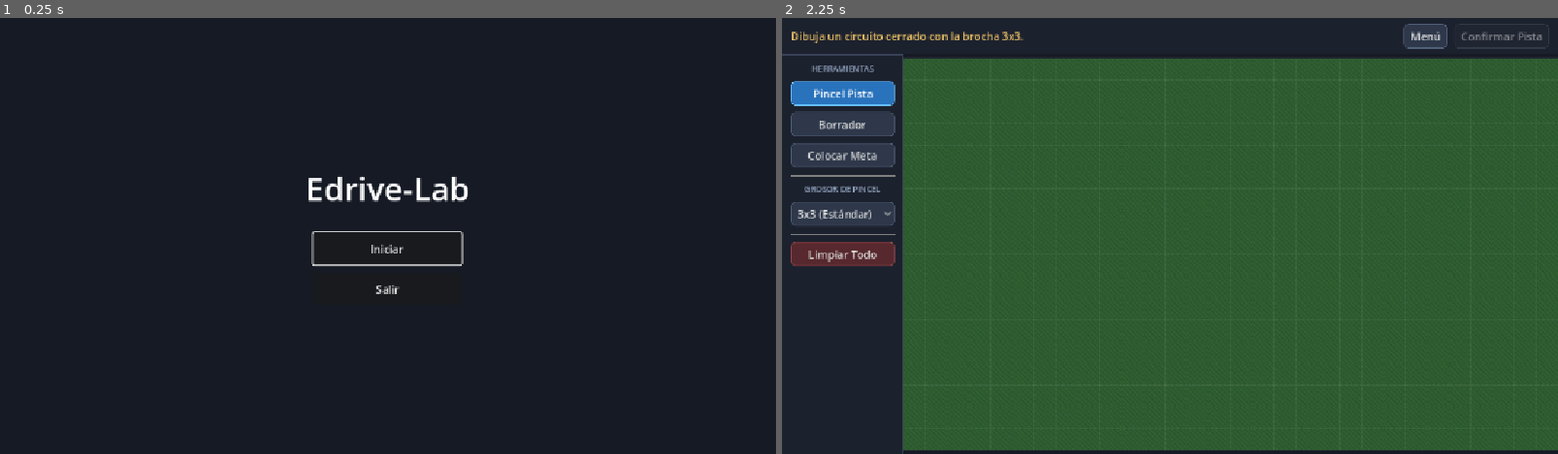
Above: before the commit, frames 1-2 (left to right).
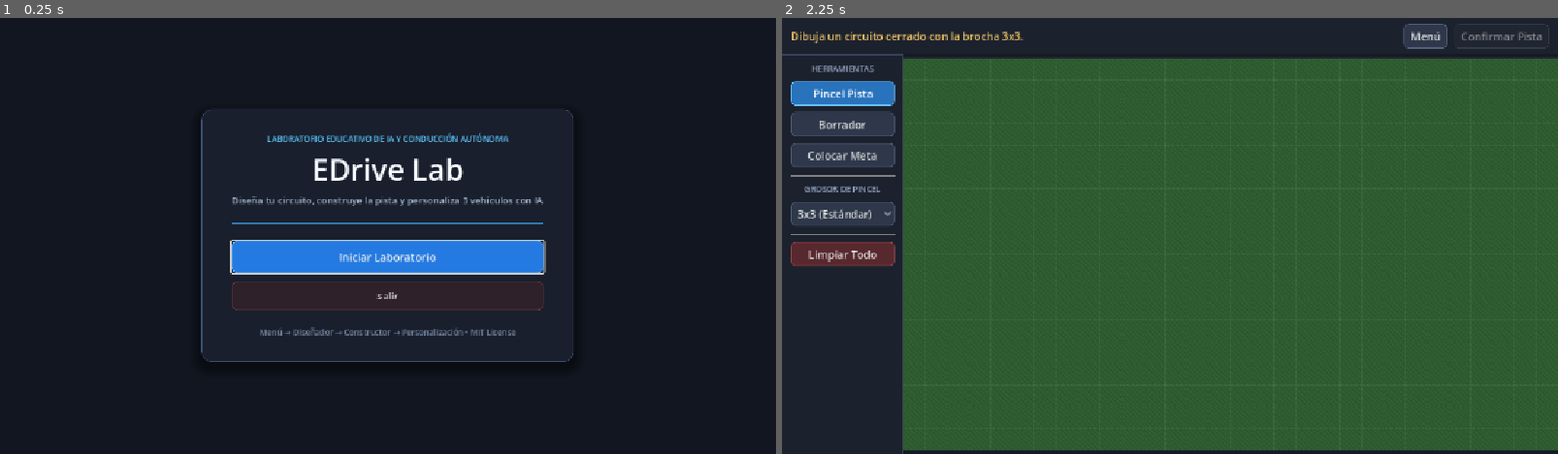
Above: after the commit, the same moments.

Repository: Dani-Code117/Edrive-Lab
Game: Godot game, scene res://Assets/Escenas/Vistas/menu_principal.tscn
Two runs of this game, one before a commit and one after it. Both use one fixed random seed, a clock stepped at 60 frames per second and the inputs below.
Inputs:
- Up to frame 1 (0.25 s): no input
- Up to frame 2 (2.25 s): click "Iniciar" (after the commit: "Iniciar Laboratorio") at 0.5 s; click "Menú" at 1.25 s; click "Iniciar" (after the commit: "Iniciar Laboratorio") at 2 s

The runs differ from the first frame. In frame 1, 7.5% of the frame differs, in the area x 25-74%, y 21-79%; in frame 2, nothing differs.

Commit message:
rediseñar menú principal responsivo con StyleBoxFlat y flujo hacia creador de mapas

Diff:
--- a/Assets/Escenas/Vistas/menu_principal.tscn
+++ b/Assets/Escenas/Vistas/menu_principal.tscn
@@ -1,6 +1,102 @@
 [gd_scene format=3 uid="uid://dlvwis0pu2cxc"]
 
 [ext_resource type="Script" uid="uid://6p7ypmah3ilv" path="res://Assets/Scripts/Vistas/menu_principal.gd" id="1_7fkdi"]
+[ext_resource type="Theme" uid="uid://dno4yl8ajulop" path="res://Assets/Temas/tema_edrive.tres" id="1_s3e55"]
+
+[sub_resource type="StyleBoxFlat" id="StyleBoxFlat_wn8aj"]
+bg_color = Color(0.102, 0.125, 0.176, 0.96)
+border_width_left = 1
+border_width_top = 1
+border_width_right = 1
+border_width_bottom = 1
+border_color = Color(0.24, 0.32, 0.46, 0.85)
+corner_radius_top_left = 14
+corner_radius_top_right = 14
+corner_radius_bottom_right = 14
+corner_radius_bottom_left = 14
+shadow_color = Color(0, 0, 0, 0.45)
+shadow_size = 18
+shadow_offset = Vector2(0, 8)
+
+[sub_resource type="StyleBoxFlat" id="StyleBoxFlat_rm8ic"]
+content_margin_left = 16.0
+content_margin_top = 10.0
+content_margin_right = 16.0
+content_margin_bottom = 10.0
+bg_color = Color(0.14, 0.48, 0.88, 1)
+border_width_left = 1
+border_width_top = 1
+border_width_right = 1
+border_width_bottom = 1
+border_color = Color(0.35, 0.7, 1, 1)
+corner_radius_top_left = 8
+corner_radius_top_right = 8
+corner_radius_bottom_right = 8
+corner_radius_bottom_left = 8
+
+[sub_resource type="StyleBoxFlat" id="StyleBoxFlat_gdnt7"]
+content_margin_left = 16.0
+content_margin_top = 10.0
+content_margin_right = 16.0
+content_margin_bottom = 10.0
+bg_color = Color(0.1, 0.38, 0.74, 1)
+border_width_left = 1
+border_width_top = 1
+border_width_right = 1
+border_width_bottom = 1
+border_color = Color(0.35, 0.7, 1, 1)
+corner_radius_top_left = 8
+corner_radius_top_right = 8
+corner_radius_bottom_right = 8
+corner_radius_bottom_left = 8
+
+[sub_resource type="StyleBoxFlat" id="StyleBoxFlat_gisst"]
+content_margin_left = 16.0
+content_margin_top = 10.0
+content_margin_right = 16.0
+content_margin_bottom = 10.0
+bg_color = Color(0.2, 0.56, 0.96, 1)
+border_width_left = 1
+border_width_top = 1
+border_width_right = 1
+border_width_bottom = 1
+border_color = Color(0.55, 0.82, 1, 1)
+corner_radius_top_left = 8
+corner_radius_top_right = 8
+corner_radius_bottom_right = 8
+corner_radius_bottom_left = 8
+
+[sub_resource type="StyleBoxFlat" id="StyleBoxFlat_4xyk3"]
+content_margin_left = 16.0
+content_margin_top = 8.0
+content_margin_right = 16.0
+content_margin_bottom = 8.0
+bg_color = Color(0.18, 0.13, 0.16, 1)
+border_width_left = 1
+border_width_top = 1
+border_width_right = 1
+border_width_bottom = 1
+border_color = Color(0.42, 0.22, 0.26, 0.85)
+corner_radius_top_left = 8
+corner_radius_top_right = 8
+corner_radius_bottom_right = 8
+corner_radius_bottom_left = 8
+
+[sub_resource type="StyleBoxFlat" id="StyleBoxFlat_rsr7q"]
+content_margin_left = 16.0
+content_margin_top = 8.0
+content_margin_right = 16.0
+content_margin_bottom = 8.0
+bg_color = Color(0.28, 0.16, 0.2, 1)
+border_width_left = 1
+border_width_top = 1
+border_width_right = 1
+border_width_bottom = 1
+border_color = Color(0.75, 0.32, 0.38, 1)
+corner_radius_top_left = 8
+corner_radius_top_right = 8
+corner_radius_bottom_right = 8
+corner_radius_bottom_left = 8
 
 [node name="MenuPrincipal" type="Control" unique_id=2092458561]
 layout_mode = 3
@@ -9,6 +105,7 @@
 anchor_bottom = 1.0
 grow_horizontal = 2
 grow_vertical = 2
+theme = ExtResource("1_s3e55")
 script = ExtResource("1_7fkdi")
 
 [node name="Fondo" type="ColorRect" parent="." unique_id=842786245]
@@ -18,37 +115,94 @@
 anchor_bottom = 1.0
 grow_horizontal = 2
 grow_vertical = 2
-color = Color(0.0823529, 0.101961, 0.141176, 1)
-
-[node name="CenterContainer" type="CenterContainer" parent="." unique_id=1046808083]
+color = Color(0.067, 0.086, 0.125, 1)
+
+[node name="MarginContainer" type="MarginContainer" parent="." unique_id=252120004]
 layout_mode = 1
 anchors_preset = 15
 anchor_right = 1.0
 anchor_bottom = 1.0
-grow_horizontal = 2
-grow_vertical = 2
-
-[node name="VBoxContainer" type="VBoxContainer" parent="CenterContainer" unique_id=817974898]
-layout_mode = 2
-theme_override_constants/separation = 32
-
-[node name="TituloProyecto" type="Label" parent="CenterContainer/VBoxContainer" unique_id=881922051]
-layout_mode = 2
-theme_override_font_sizes/font_size = 48
-text = "Edrive-Lab"
-horizontal_alignment = 1
-
-[node name="Botones" type="VBoxContainer" parent="CenterContainer/VBoxContainer" unique_id=298048901]
-layout_mode = 2
-size_flags_horizontal = 4
+theme_override_constants/margin_left = 48
+theme_override_constants/margin_top = 32
+theme_override_constants/margin_right = 48
+theme_override_constants/margin_bottom = 32
+
+[node name="CenterContainer" type="CenterContainer" parent="MarginContainer" unique_id=180111095]
+layout_mode = 2
+size_flags_horizontal = 3
+size_flags_vertical = 3
+
+[node name="PanelCard" type="PanelContainer" parent="MarginContainer/CenterContainer" unique_id=718055363]
+custom_minimum_size = Vector2(440, 0)
+layout_mode = 2
+theme_override_styles/panel = SubResource("StyleBoxFlat_wn8aj")
+
+[node name="CardMargin" type="MarginContainer" parent="MarginContainer/CenterContainer/PanelCard" unique_id=258488103]
+layout_mode = 2
+theme_override_constants/margin_left = 44
+theme_override_constants/margin_top = 34
+theme_override_constants/margin_right = 44
+theme_override_constants/margin_bottom = 34
+
+[node name="VBoxPrincipal" type="VBoxContainer" parent="MarginContainer/CenterContainer/PanelCard/CardMargin" unique_id=1138930793]
+layout_mode = 2
+theme_override_constants/separation = 24
+
+[node name="HeaderBox" type="VBoxContainer" parent="MarginContainer/CenterContainer/PanelCard/CardMargin/VBoxPrincipal" unique_id=1354183166]
+layout_mode = 2
+theme_override_constants/separation = 6
+
+[node name="BadgeLabel" type="Label" parent="MarginContainer/CenterContainer/PanelCard/CardMargin/VBoxPrincipal/HeaderBox" unique_id=170862610]
+layout_mode = 2
+theme_override_colors/font_color = Color(0.35, 0.78, 1, 1)
+theme_override_font_sizes/font_size = 12
+text = "LABORATORIO EDUCATIVO DE IA Y CONDUCCIÓN AUTÓNOMA"
+horizontal_alignment = 1
+
+[node name="TituloProyecto" type="Label" parent="MarginContainer/CenterContainer/PanelCard/CardMargin/VBoxPrincipal/HeaderBox" unique_id=362165568]
+layout_mode = 2
+theme_override_colors/font_color = Color(0.96, 0.98, 1, 1)
+theme_override_font_sizes/font_size = 44
+text = "EDrive Lab"
+horizontal_alignment = 1
+
+[node name="Subtitulo" type="Label" parent="MarginContainer/CenterContainer/PanelCard/CardMargin/VBoxPrincipal/HeaderBox" unique_id=2060197990]
+layout_mode = 2
+theme_override_colors/font_color = Color(0.65, 0.72, 0.82, 1)
+theme_override_font_sizes/font_size = 14
+text = "Diseña tu circuito, construye la pista y personaliza 3 vehículos con IA"
+horizontal_alignment = 1
+
+[node name="Separador" type="ColorRect" parent="MarginContainer/CenterContainer/PanelCard/CardMargin/VBoxPrincipal" unique_id=1661071212]
+custom_minimum_size = Vector2(0, 2)
+layout_mode = 2
+color = Color(0.24, 0.65, 0.95, 0.65)
+
+[node name="Botones" type="VBoxContainer" parent="MarginContainer/CenterContainer/PanelCard/CardMargin/VBoxPrincipal" unique_id=1504211579]
+layout_mode = 2
+size_flags_horizontal = 3
 theme_override_constants/separation = 12
 
-[node name="BtnIniciar" type="Button" parent="CenterContainer/VBoxContainer/Botones" unique_id=1410226306]
-custom_minimum_size = Vector2(220, 48)
-layout_mode = 2
-text = "Iniciar"
-
-[node name="BtnSalir" type="Button" parent="CenterContainer/VBoxContainer/Botones" unique_id=1073450432]
-custom_minimum_size = Vector2(220, 48)
-layout_mode = 2
+[node name="BtnIniciar" type="Button" parent="MarginContainer/CenterContainer/PanelCard/CardMargin/VBoxPrincipal/Botones" unique_id=1523834110]
+custom_minimum_size = Vector2(340, 48)
+layout_mode = 2
+theme_override_font_sizes/font_size = 16
+theme_override_styles/normal = SubResource("StyleBoxFlat_rm8ic")
+theme_override_styles/pressed = SubResource("StyleBoxFlat_gdnt7")
+theme_override_styles/hover = SubResource("StyleBoxFlat_gisst")
+text = "Iniciar Laboratorio"
+
+[node name="BtnSalir" type="Button" parent="MarginContainer/CenterContainer/PanelCard/CardMargin/VBoxPrincipal/Botones" unique_id=477301991]
+custom_minimum_size = Vector2(340, 44)
+layout_mode = 2
+theme_override_font_sizes/font_size = 14
+theme_override_styles/normal = SubResource("StyleBoxFlat_4xyk3")
+theme_override_styles/hover = SubResource("StyleBoxFlat_rsr7q")
 text = "Salir"
+
+[node name="FooterLabel" type="Label" parent="MarginContainer/CenterContainer/PanelCard/CardMargin/VBoxPrincipal" unique_id=1766349188]
+layout_mode = 2
+theme_override_colors/font_color = Color(0.45, 0.52, 0.62, 1)
+theme_override_font_sizes/font_size = 12
+text = "Menú → Diseñador → Constructor → Personalización • MIT License"
+horizontal_alignment = 1
--- a/Assets/Scripts/Vistas/menu_principal.gd
+++ b/Assets/Scripts/Vistas/menu_principal.gd
@@ -1,9 +1,9 @@
 extends Control
 
-const ESCENA_SIGUIENTE := "res://Assets/Escenas/Vistas/creador_mapa.tscn"
+const ESCENA_CREADOR_MAPA := "res://Assets/Escenas/Vistas/creador_mapa.tscn"
 
-@onready var btn_iniciar: Button = $CenterContainer/VBoxContainer/Botones/BtnIniciar
-@onready var btn_salir: Button = $CenterContainer/VBoxContainer/Botones/BtnSalir
+@onready var btn_iniciar: Button = $MarginContainer/CenterContainer/PanelCard/CardMargin/VBoxPrincipal/Botones/BtnIniciar
+@onready var btn_salir: Button = $MarginContainer/CenterContainer/PanelCard/CardMargin/VBoxPrincipal/Botones/BtnSalir
 
 
 func _ready() -> void:
@@ -13,10 +13,10 @@
 
 
 func _on_btn_iniciar_pressed() -> void:
-	if ResourceLoader.exists(ESCENA_SIGUIENTE):
-		get_tree().change_scene_to_file(ESCENA_SIGUIENTE)
+	if ResourceLoader.exists(ESCENA_CREADOR_MAPA):
+		get_tree().change_scene_to_file(ESCENA_CREADOR_MAPA)
 	else:
-		print("Edrive-Lab: La escena '%s' aún no está implementada." % ESCENA_SIGUIENTE)
+		print("Edrive-Lab: La escena '%s' aún no está implementada." % ESCENA_CREADOR_MAPA)
 
 
 func _on_btn_salir_pressed() -> void:
--- a/project.godot
+++ b/project.godot
@@ -18,12 +18,17 @@
 [autoload]
 
 DatosSimulacion="*res://Assets/Scripts/datos_simulacion.gd"
+MCPRuntimeServer="*res://addons/godot_mcp_toolkit/runtime/mcp_runtime_server.gd"
 
 [display]
 
 window/size/mode=2
 window/stretch/mode="canvas_items"
 window/stretch/aspect="expand"
+
+[editor_plugins]
+
+enabled=PackedStringArray("res://addons/godot_mcp_toolkit/plugin.cfg")
 
 [layer_names]
 
